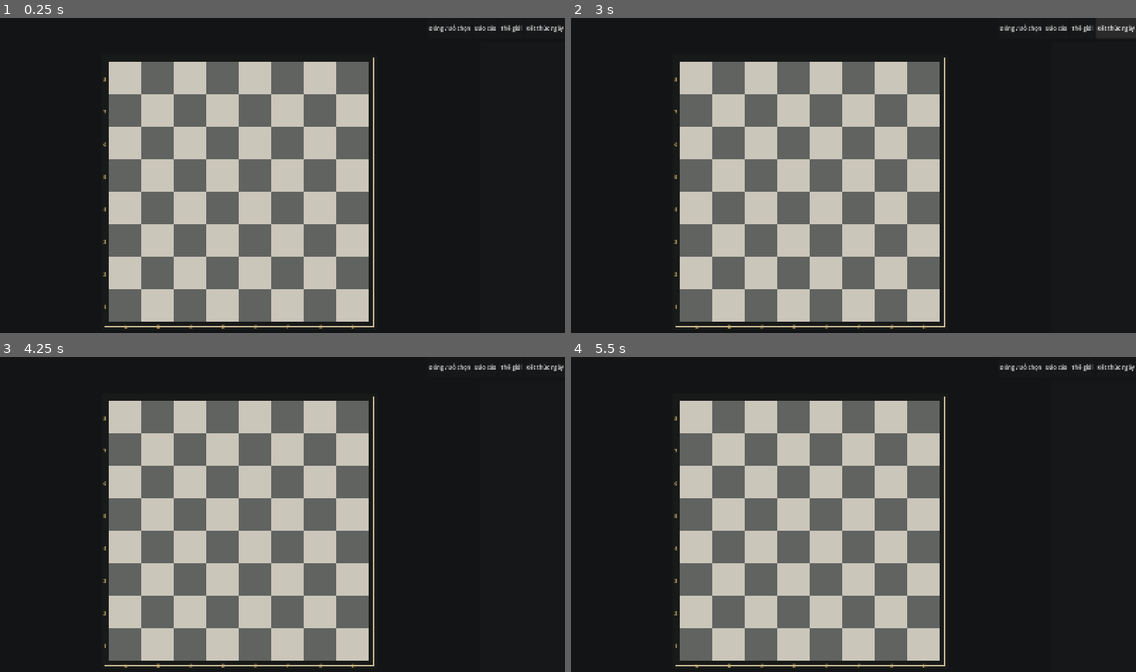
Above: before the commit, frames 1-4 (two rows, left to right).
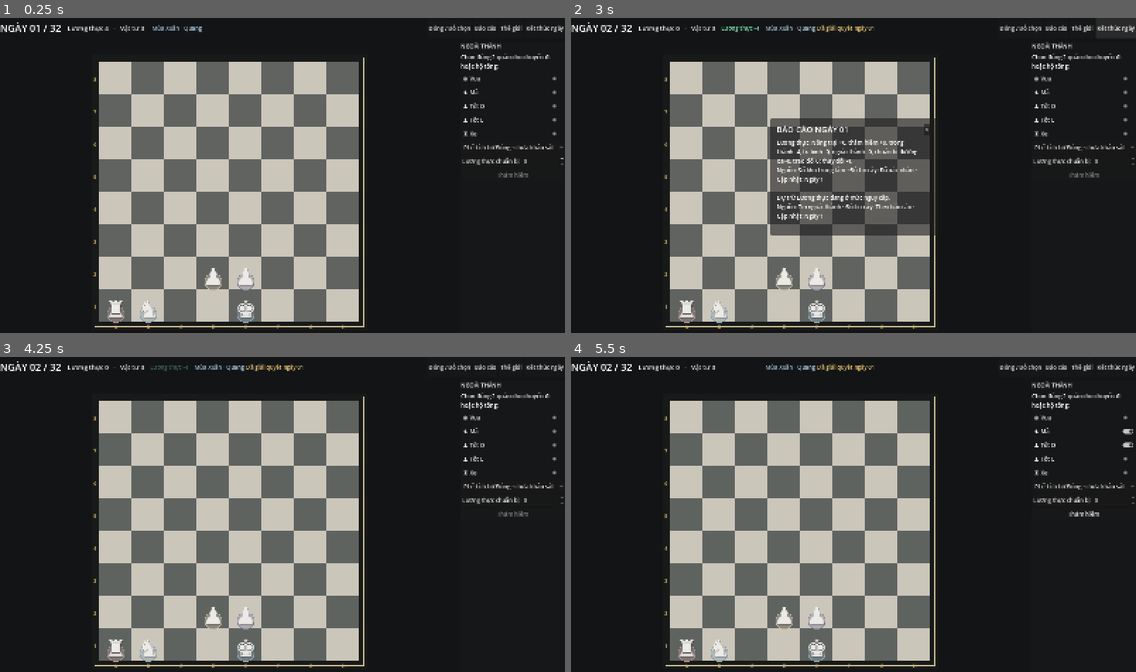
Above: after the commit, the same moments.

Repository: LonelyChromosome/demoX
Game: Godot game, scene res://src/app/main.tscn
Two runs of this game, one before a commit and one after it. Both use one fixed random seed, a clock stepped at 60 frames per second and the inputs below.
Inputs (mouse positions are in pixels of both pictures, inside the frame that each line leads up to):
- Up to frame 1 (0.25 s): no input
- Up to frame 2 (3 s): click "Đóng / Bỏ chọn" at 0.5 s; click "Báo cáo" at 1.25 s; click "Thế giới" at 2 s; click "Kết thúc ngày" at 2.75 s
- Up to frame 3 (4.25 s): click (514, 416) at 3.5 s, where only the run after the commit has a clickable "♚ Vua"
- Up to frame 4 (5.5 s): click (1085, 432) at 4.25 s, where only the run after the commit has a clickable "♞ Mã"; click (1085, 445) at 5 s, where only the run after the commit has a clickable "♟ Tốt D"

The runs differ from the first frame. In frame 1, 15% of the frame differs, in the area x 0-100%, y 1-99%; in frame 2, 21%; in frame 3, 15%; in frame 4, 15%.
Error before the commit: Parse Error: Could not parse global class "PendingOrderSnapshot" from "res://src/core/pending_order_snapshot.gd". (res://src/core/turn_manager.gd:20)

Commit message:
Fix duplicate pending order fields

Diff:
--- a/src/core/pending_order_snapshot.gd
+++ b/src/core/pending_order_snapshot.gd
@@ -13,12 +13,3 @@
 var prisoner_action_orders: Array[PrisonerActionOrder] = []
 var expedition_order: DispatchExpeditionOrder
 var outsider_orders: Array[OutsiderDecisionOrder] = []
-var prisoner_labor_orders: Array[AssignPrisonerLaborOrder] = []
-var prisoner_action_orders: Array[PrisonerActionOrder] = []
-var prisoner_labor_orders: Array[AssignPrisonerLaborOrder] = []
-var prisoner_action_orders: Array[PrisonerActionOrder] = []
-var prisoner_labor_orders: Array[AssignPrisonerLaborOrder] = []
-var prisoner_action_orders: Array[PrisonerActionOrder] = []
-var prisoner_labor_orders: Array[AssignPrisonerLaborOrder] = []
-var prisoner_action_orders: Array[PrisonerActionOrder] = []
-var inspect_building_order: InspectBuildingOrder
